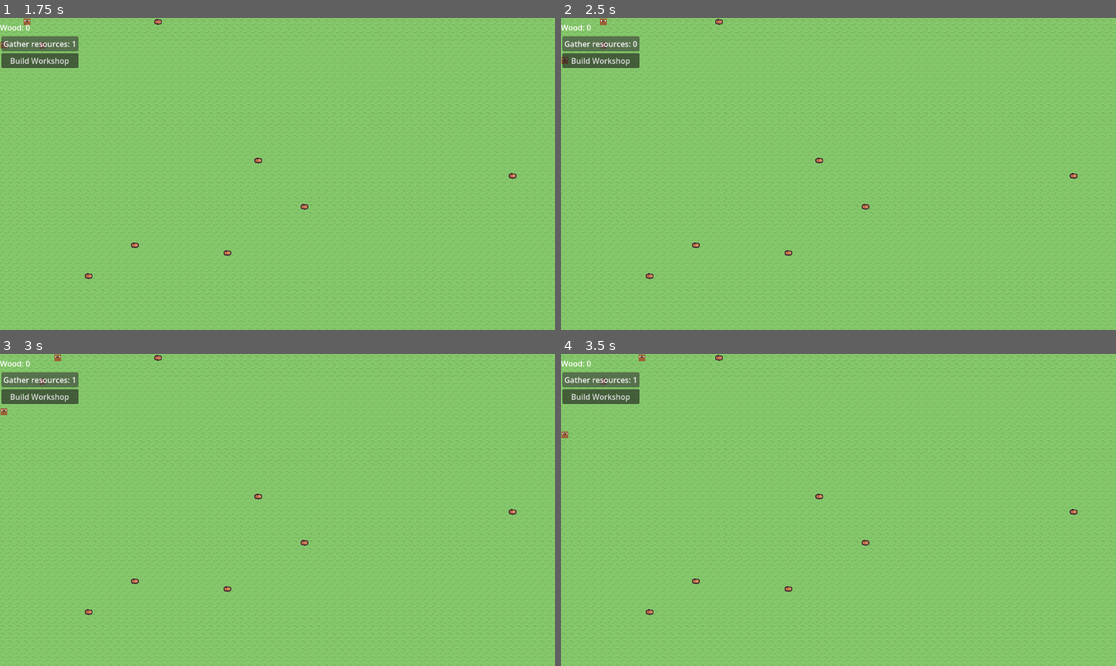
Above: before the commit, frames 1-4 (two rows, left to right).
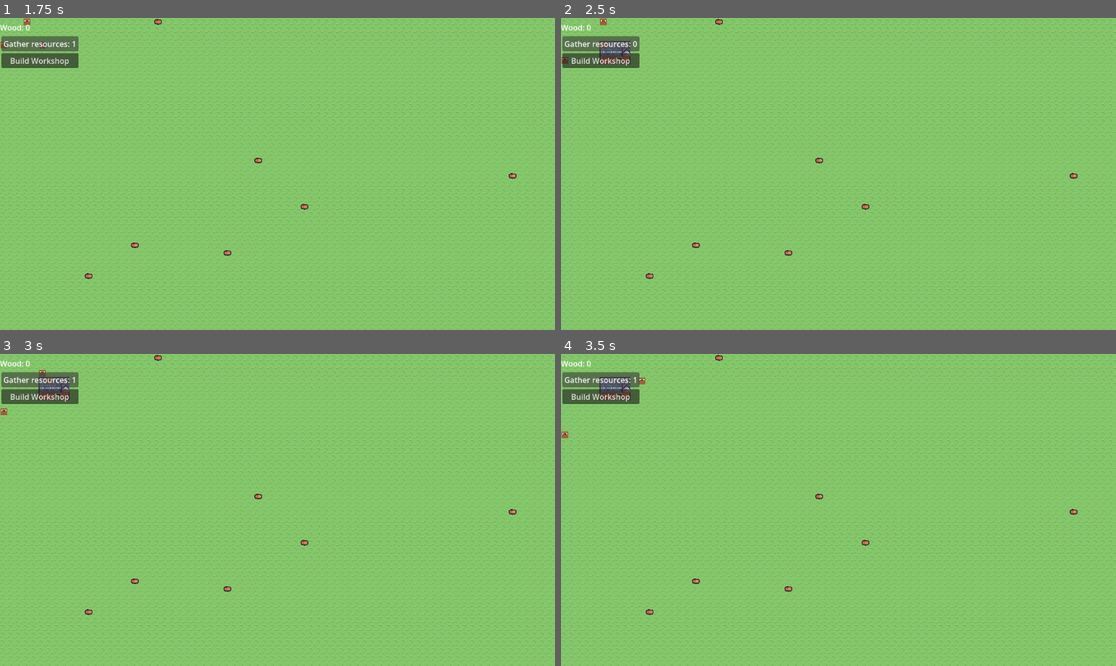
Above: after the commit, the same moments.

Repository: amandodaw/zd-prototype
Game: Godot game, scene res://scenes/world.tscn
Same seed, same stepped clock (60 frames per second), same inputs: the game is played once before the commit and once after it.
Inputs:
- Up to frame 1 (1.75 s): click "Build Workshop" at 0.5 s; click "Gather resources: 0" at 1.25 s
- Up to frame 2 (2.5 s): click "Gather resources: 1" at 2 s
- Up to frame 3 (3 s): click "Gather resources: 0" at 2.75 s
- Up to frame 4 (3.5 s): no input

Frame 1 is identical in both runs. In frame 2, 0.3% of the frame differs, in the area x 6-13%, y 7-15%; in frame 3, 0.4%, in the area x 6-13%, y 0-15%; in frame 4, 0.4%.

Commit message:
Mejorado human.gd, solucionado bug workplace. Falta unificar fuente de verdad del mapa, ahora mismo hay city_comp.build_orders, element_map y visible_entities

Diff:
--- a/scripts/human.gd
+++ b/scripts/human.gd
@@ -1,151 +1,194 @@
 extends Sprite2D
 
-var target_pos : Vector2i = Vector2i.ZERO
+const INVALID := Vector2i(-1,-1)
+
 var grid_pos : Vector2i = Vector2i.ZERO
-
-var speed : float = 0.1
-var speed_cont : float = 0.0
+var target_pos : Vector2i = INVALID
+var build_order : Vector2i = INVALID
+var speed := 0.1
+var speed_cont := 0.0
 
 var visible_tiles : Dictionary
-
-var city_comp: CityComponent
-
+var city_comp : CityComponent
 var elements_map : TileMapLayer
 
-var workshop_origin : Vector2i = Vector2i(0,4)
-var workshop_form : Array[Vector2i] = [
+var workplace_origin : Vector2i = Vector2i(0,4)
+
+var workplace_form : Array[Vector2i] = [
 	Vector2i(0,0), Vector2i(1,0), Vector2i(2,0), Vector2i(3,0),
 	Vector2i(0,1), Vector2i(1,1), Vector2i(2,1), Vector2i(3,1),
 	Vector2i(0,2), Vector2i(1,2), Vector2i(2,2), Vector2i(3,2)
 ]
 
-enum jobs {
+enum Jobs {
 	IDLE,
 	GATHER,
 	BUILD
 }
 
-var current_job : jobs = jobs.IDLE
+var current_job : Jobs = Jobs.IDLE
 
-func move_to(dir : GridUtils.direction) -> void:
-	grid_pos += GridUtils.DIR[dir]
-	position = grid_pos * GridUtils.TILE_SIZE
 
-func _process(delta: float) -> void:
-	#if Input.is_action_just_pressed("mouse_left"):
-		#var mouse_pos = get_global_mouse_position()
-		#target_pos = Vector2i(mouse_pos / GridUtils.TILE_SIZE)
-	#move_to_target(delta)
-	check_job()
+func _process(delta):
+
+	update_job()
 	match current_job:
-		jobs.IDLE:
-			pass
-		jobs.GATHER:
-			get_wood(delta)
-		jobs.BUILD:
+		Jobs.GATHER:
+			gather(delta)
+
+		Jobs.BUILD:
 			build(delta)
 
 
-func move_to_target(delta: float) -> void:
-	if speed_cont<speed:
-		speed_cont += delta
+# ------------------------------------------------
+# JOB SYSTEM
+# ------------------------------------------------
+
+func update_job():
+
+	if build_order != INVALID:
 		return
-	if grid_pos == target_pos:
+
+	if try_take_build_order():
+		current_job = Jobs.BUILD
 		return
-	var x_diff = abs(grid_pos.x - target_pos.x)
-	var y_diff = abs(grid_pos.y - target_pos.y)
-	if x_diff>=y_diff:
-		if grid_pos.x < target_pos.x:
-			move_to(GridUtils.direction.LEFT)
-		if grid_pos.x > target_pos.x:
-			move_to(GridUtils.direction.RIGHT)
-	if y_diff>=x_diff:
-		if grid_pos.y < target_pos.y:
-			move_to(GridUtils.direction.DOWN)
-		if grid_pos.y > target_pos.y:
-			move_to(GridUtils.direction.UP)
-	speed_cont = 0
 
-func get_wood(delta: float) -> void:
-	if visible_tiles.get(target_pos) != "wood" and visible_tiles.get(target_pos) != "reserved":
-		if get_wood_tiles().is_empty():
-			print("No wood to pick HEY")
-			return
-		target_pos = get_nearest_wood()
-		visible_tiles.set(target_pos, "reserved")
-	if grid_pos == target_pos and visible_tiles.get(target_pos) == "reserved":
-		city_comp.wood_amount += 5
-		visible_tiles.erase(target_pos)
-		elements_map.erase_cell(target_pos)
-		target_pos = Vector2i(-1,-1)
+	if city_comp.tasks["gather_resources"]:
+		current_job = Jobs.GATHER
 		return
-	move_to_target(delta)
+	release_target()
+	current_job = Jobs.IDLE
 
 
-func get_nearest_wood():
+func try_take_build_order() -> bool:
+	if city_comp.build_orders.is_empty():
+		return false
 
-	var nearest_tile : Vector2i
-	var nearest_dist = 999999
-	if get_wood_tiles().is_empty():
-		return grid_pos
-	for tile in get_wood_tiles():
+	for pos in city_comp.build_orders.keys():
 
-		var dist = abs(tile.x - grid_pos.x) + abs(tile.y - grid_pos.y)
-
-		if dist < nearest_dist:
-			nearest_dist = dist
-			nearest_tile = tile
-
-	return nearest_tile
-
-func get_wood_tiles() -> Array[Vector2i] :
-
-	var wood_tiles : Array[Vector2i] = []
-
-	for tile in visible_tiles.keys():
-		if visible_tiles[tile] == "wood":
-			wood_tiles.append(tile)
-
-	return wood_tiles
-
-func check_job() -> void:
-
-	# prioridad 1: build
-	if check_build_orders():
-		return
-
-	# prioridad 2: gather
-	if city_comp.tasks["gather_resources"]:
-		current_job = jobs.GATHER
-		return
-
-	# fallback
-	current_job = jobs.IDLE
-
-func check_build_orders() -> bool:
-	if current_job == jobs.BUILD:
-		return false
-	for build_order_pos in city_comp.build_orders.keys():
-
-		if city_comp.build_orders.get(build_order_pos) == "workplace":
-			print("nono")
-			target_pos = build_order_pos
-			city_comp.build_orders[build_order_pos] = "reserved"
-			current_job = jobs.BUILD
+		if city_comp.build_orders[pos] == "workplace_order":
+			release_target()
+			target_pos = pos
+			build_order = pos
+			city_comp.build_orders[pos] = "reserved"
 			return true
 
 	return false
 
-func build(delta: float) -> void:
+
+# ------------------------------------------------
+# GATHER
+# ------------------------------------------------
+
+func gather(delta):
+
+	if target_pos == INVALID:
+
+		var wood = find_nearest("wood")
+
+		if wood == INVALID:
+			return
+
+		target_pos = wood
+		visible_tiles[target_pos] = "reserved"
+
+	if grid_pos == target_pos:
+
+		city_comp.wood_amount += 5
+		visible_tiles.erase(target_pos)
+		elements_map.erase_cell(target_pos)
+
+		target_pos = INVALID
+		return
+
 	move_to_target(delta)
-	if grid_pos==target_pos:
-		print("buildingbip")
 
 
-func build_workplace() -> void:
-	var mouse_world = elements_map.get_global_mouse_position()
-	var base_cell = elements_map.local_to_map(elements_map.to_local(mouse_world))
-	for offset in workshop_form:
-		var target_cell = base_cell + offset
-		var atlas_coords = workshop_origin + offset
+# ------------------------------------------------
+# BUILD
+# ------------------------------------------------
+
+func build(delta):
+
+	if grid_pos == target_pos:
+		place_workplace()
+		city_comp.build_orders.set(target_pos, "workplace")
+		release_target()
+		target_pos = INVALID
+		build_order = INVALID
+		return
+
+	move_to_target(delta)
+
+func place_workplace() -> void:
+	for offset in workplace_form:
+		var target_cell = build_order + offset
+		var atlas_coords = workplace_origin + offset
 		elements_map.set_cell(target_cell, 0, atlas_coords)
+# ------------------------------------------------
+# MOVEMENT
+# ------------------------------------------------
+
+func move_to(dir):
+
+	grid_pos += GridUtils.DIR[dir]
+	position = grid_pos * GridUtils.TILE_SIZE
+
+
+func move_to_target(delta):
+
+	if speed_cont < speed:
+		speed_cont += delta
+		return
+
+	if grid_pos == target_pos:
+		return
+
+	var dx = target_pos.x - grid_pos.x
+	var dy = target_pos.y - grid_pos.y
+
+	if abs(dx) >= abs(dy):
+		move_to(GridUtils.direction.LEFT if dx > 0 else GridUtils.direction.RIGHT)
+	else:
+		move_to(GridUtils.direction.DOWN if dy > 0 else GridUtils.direction.UP)
+
+	speed_cont = 0
+
+
+# ------------------------------------------------
+# SEARCH
+# ------------------------------------------------
+
+func find_nearest(type:String) -> Vector2i:
+
+	var best := INVALID
+	var best_dist := 999999
+
+	for tile in visible_tiles.keys():
+
+		if visible_tiles[tile] != type:
+			continue
+
+		var dist = abs(tile.x - grid_pos.x) + abs(tile.y - grid_pos.y)
+
+		if dist < best_dist:
+			best_dist = dist
+			best = tile
+
+	return best
+
+#---------------------
+	#UTILES
+#--------------------
+
+func release_target():
+	var state : String
+	match current_job:
+		Jobs.GATHER:
+			state = "wood"
+		Jobs.BUILD:
+			state = "workplace_order"
+	if target_pos != INVALID:
+		if visible_tiles.get(target_pos) == "reserved":
+			visible_tiles[target_pos] = state
+	target_pos = INVALID
--- a/scripts/ui.gd
+++ b/scripts/ui.gd
@@ -27,7 +27,7 @@
 			var mouse_world = elements_map.get_global_mouse_position()
 			var base_cell = elements_map.local_to_map(elements_map.to_local(mouse_world))
 			elements_map.set_cell(base_cell, 0, build_order)
-			city_comp.build_orders.set(base_cell, "workplace")
+			city_comp.build_orders.set(base_cell, "workplace_order")
 			build_mode = false
 
 func update_resources(amount):
